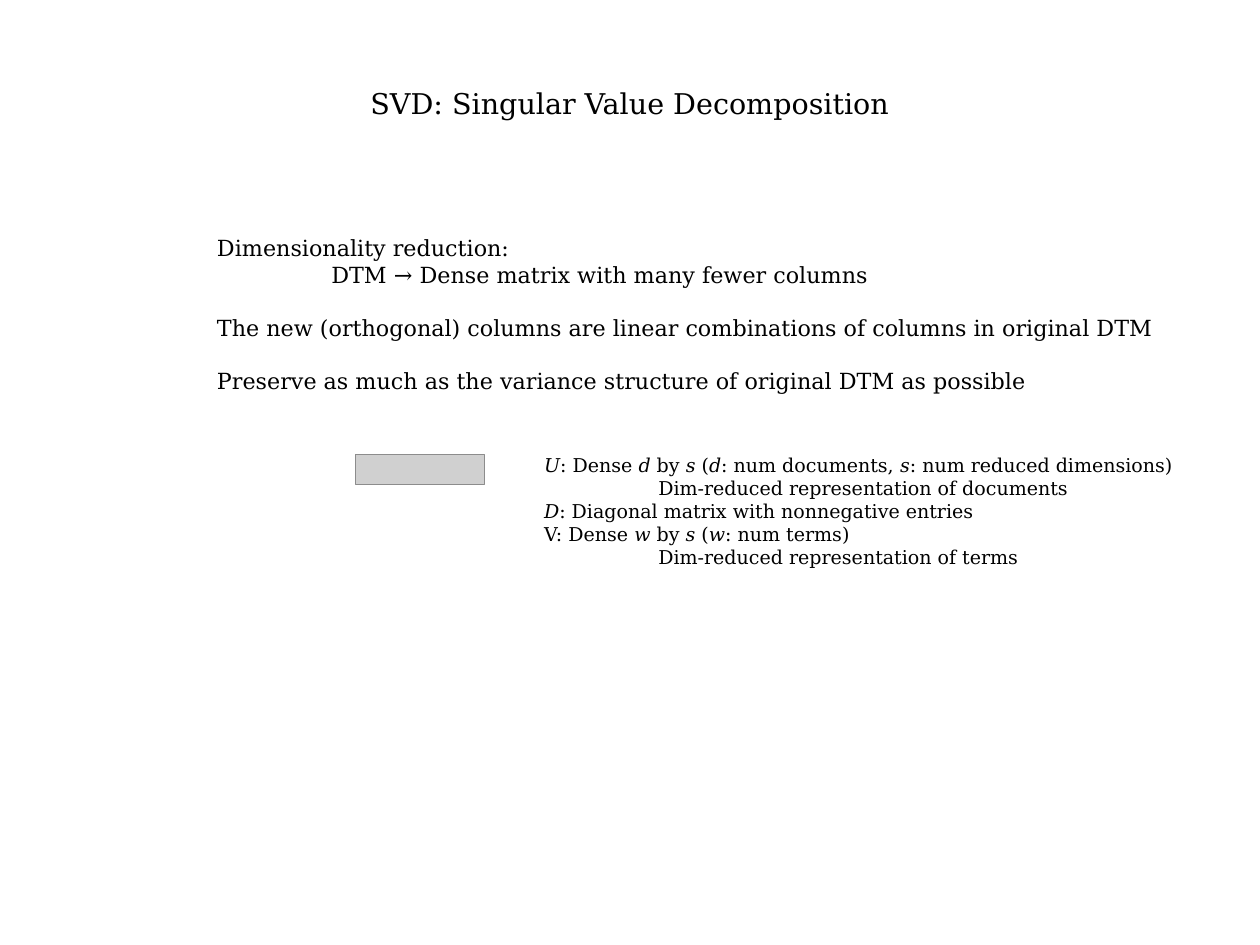
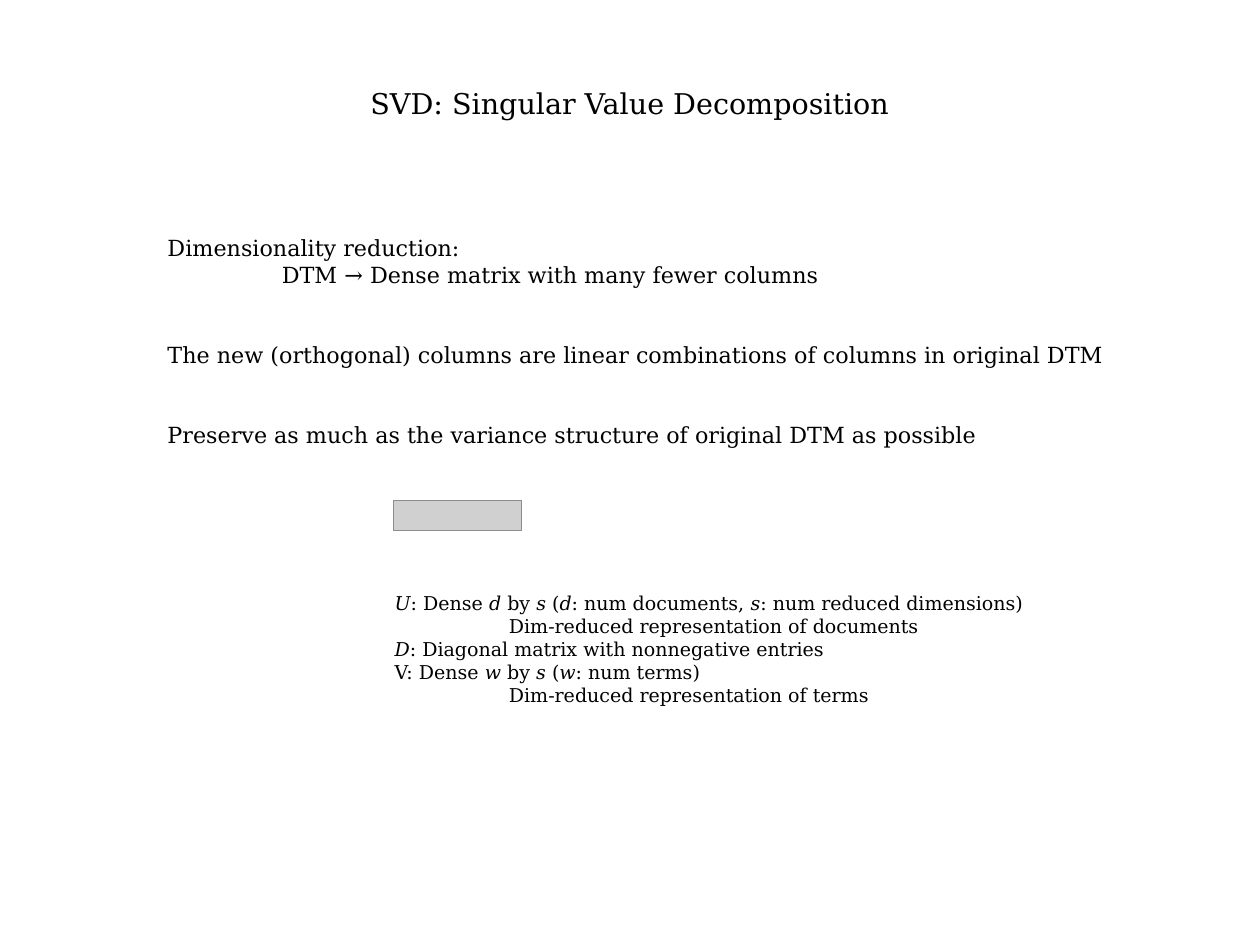
Before and after one commit to vitalv/doc-clustering-topic-modeling, a slide deck: slide 6 of doc-clustering-topic-modeling.odp. Drawn at 1260x945 pixels with LibreOffice and Linux fonts; fonts in the diff are those of the drawing; grey boxes stand for pictures. Boxes give left, top, right and bottom in pixels: in the first picture for what was removed or moved away, otherwise in the second. Text is boxed around its words. In the diff, an @@ line names an element or a change of style, - is before the commit and + after.

```diff
--- a/doc-clustering-topic-modeling.odp
+++ b/doc-clustering-topic-modeling.odp
@@ text "Dimensionality reduction:" rewrapped from box(217, 239, 1151, 394) to box(167, 239, 1102, 448) @@
@@ picture: place and size @@
-picture at box(356, 455, 485, 485)
+picture at box(393, 501, 523, 531)
@@ text "U: Dense d by s ...": place and size @@
-text "U: Dense d by s ..." at box(544, 457, 1173, 568)
+text "U: Dense d by s ..." at box(395, 595, 1023, 706)
```
Also in this commit, not shown: 11 other slides changed, 3 slides added, 2 slides removed.
